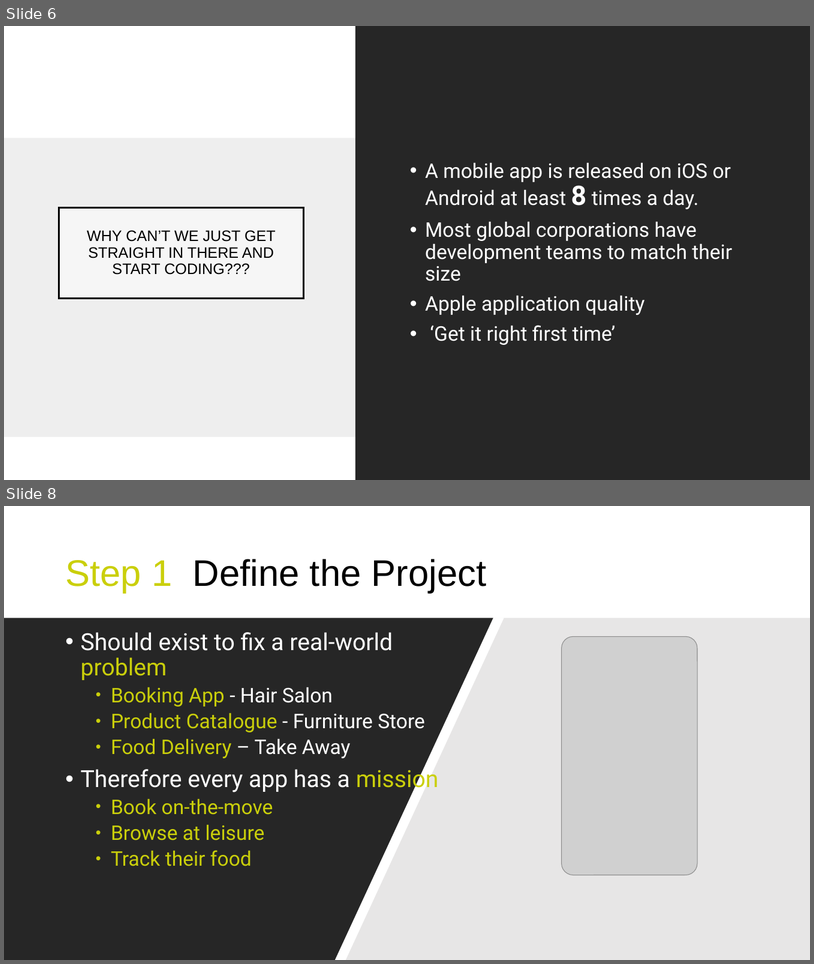
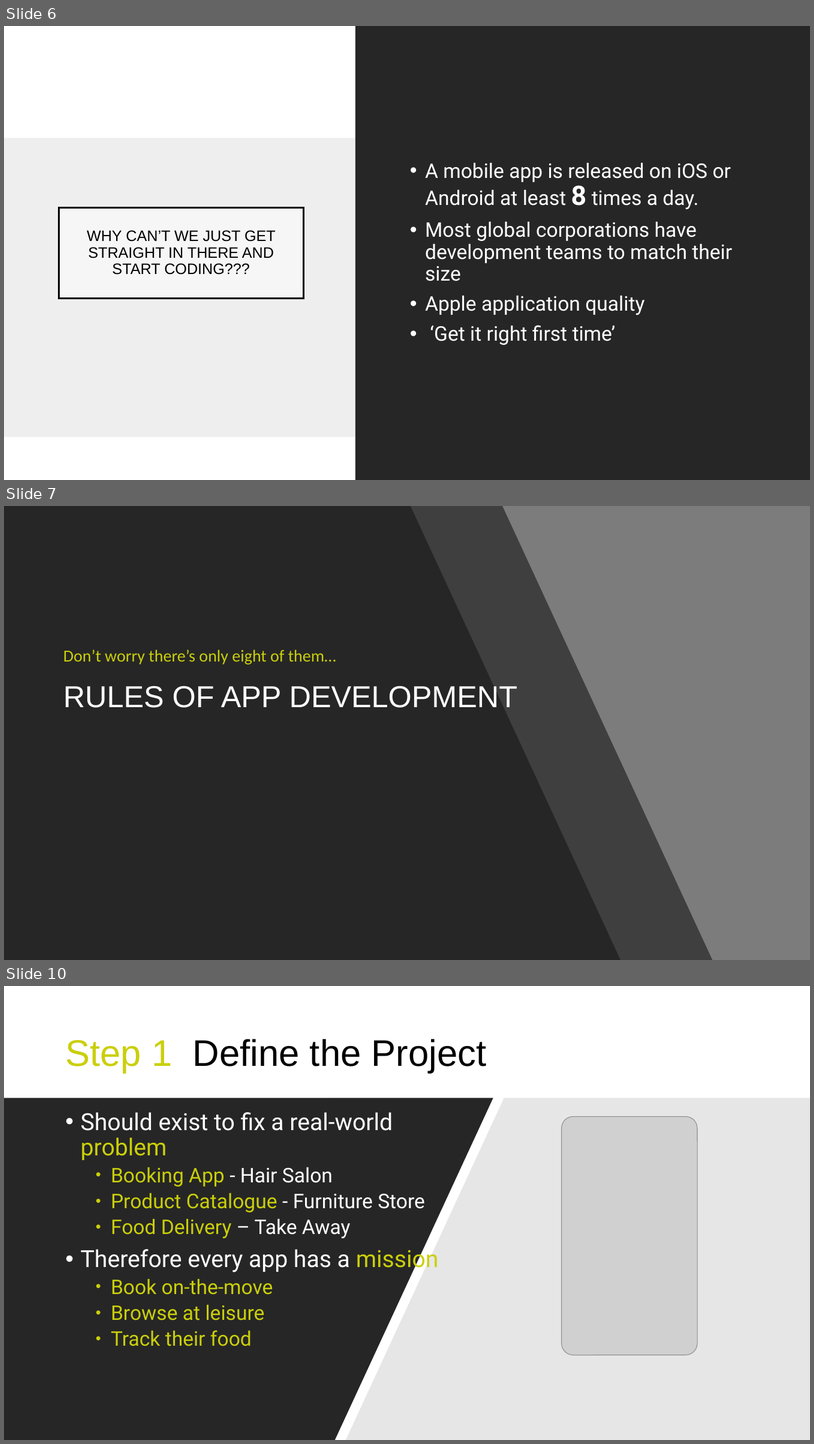
Before and after one commit to WebDevelopWolf/Training, a slide deck: Udemy/Lecture 1 - Application Design/Application Design - Screen.pptx. Shown one above the other, each under a label of ours: slides 6 and 8 before the commit, slides 6, 7 and 10 after it; the slides between them are not shown. The pictures are 814x964 and 814x1444 pixels, drawn with LibreOffice and Linux fonts; fonts in the diff are those of the drawing; grey boxes stand for pictures. Boxes give left, top, right and bottom in pixels: in the first picture for what was removed or moved away, otherwise in the second. Text is boxed around its words. In the diff, an @@ line names an element or a change of style, - is before the commit and + after.

```diff
--- a/Udemy/Lecture 1 - Application Design/Application Design - Screen.pptx
+++ b/Udemy/Lecture 1 - Application Design/Application Design - Screen.pptx
@@ slide 7 added at box(4, 506, 810, 960), background #7C7C7C; not listed: 1 template element that a slide beside it also shows @@
@@ rectangle added at box(4, 506, 810, 960), fill #7C7C7C @@
@@ freeform shape added at box(4, 506, 621, 960), fill #262626 @@
@@ freeform shape added at box(86, 506, 713, 960), fill #262626 at 70% opacity @@
@@ text added at box(63, 649, 336, 664), 20 pt, text #CACF0B @@
+Don’t worry there’s only eight of them…
@@ title added at box(63, 686, 518, 708), 36 pt, text #FFFFFF @@
+RULES OF APP DEVELOPMENT
@@ what was slide 8 is now slide 10 @@
```
Also in this commit, not shown: 1 slide changed, 8 other slides added, 46 other files.
